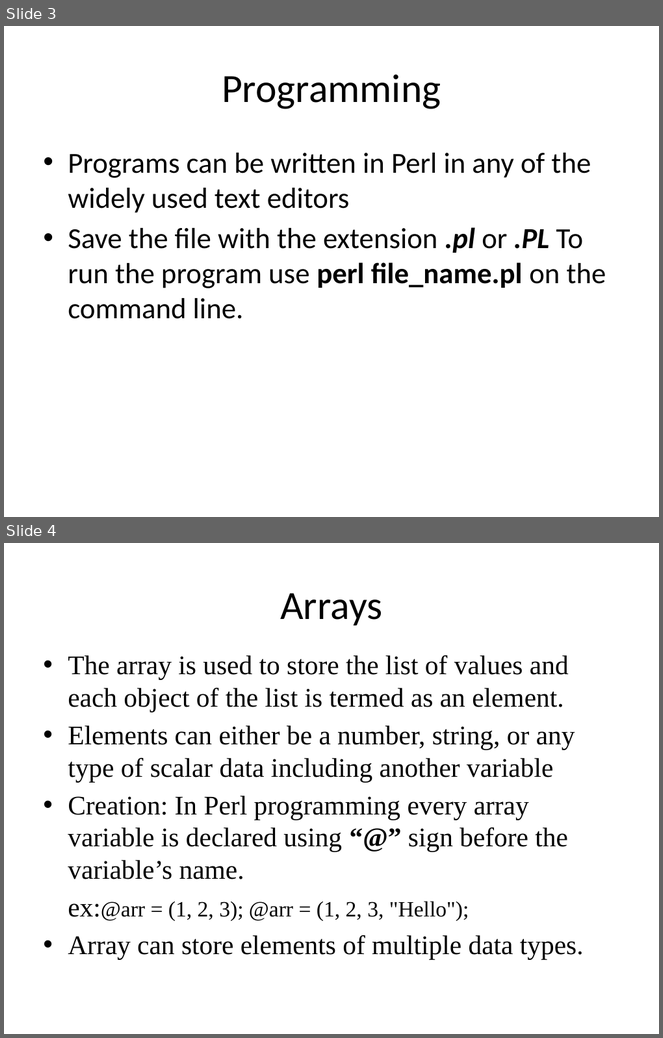
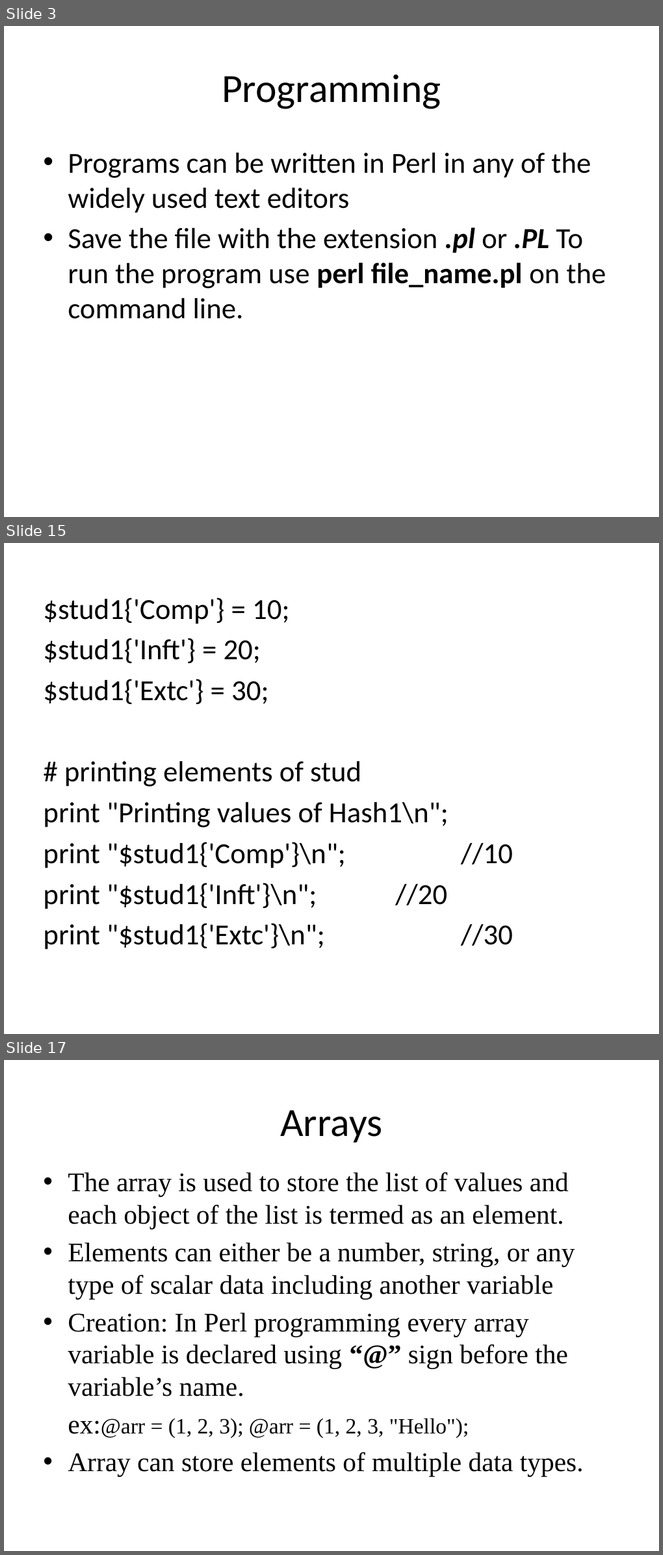
Before and after one commit to srivalli-project/BI_Team_Status, a slide deck: Santhoshi/PerlBasics.pptx. Shown one above the other, each under a label of ours: slides 3 and 4 before the commit, slides 3, 15 and 17 after it; the slides between them are not shown. The pictures are 663x1038 and 663x1555 pixels, drawn with LibreOffice and Linux fonts; fonts in the diff are those of the drawing. Boxes give left, top, right and bottom in pixels: in the first picture for what was removed or moved away, otherwise in the second. Text is boxed around its words. In the diff, an @@ line names an element or a change of style, - is before the commit and + after.

```diff
--- a/Santhoshi/PerlBasics.pptx
+++ b/Santhoshi/PerlBasics.pptx
@@ slide 15 added at bbox=[4, 543, 659, 1034], background #FFFFFF @@
@@ text added at bbox=[43, 598, 513, 950], 32 pt, text #000000 @@
+$stud1{'Comp'} = 10;
+$stud1{'Inft'} = 20;
+$stud1{'Extc'} = 30;
+# printing elements of stud
+print "Printing values of Hash1\n";
+print "$stud1{'Comp'}\n"; //10
+print "$stud1{'Inft'}\n"; //20
+print "$stud1{'Extc'}\n"; //30
@@ what was slide 4 is now slide 17 @@
```
Also in this commit, not shown: 12 other slides added, 8 other files.
